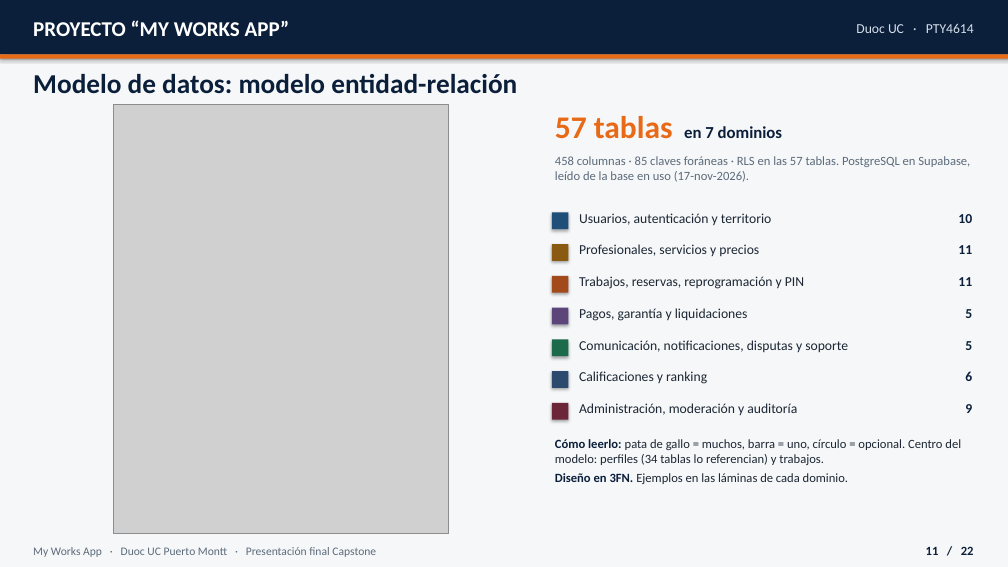
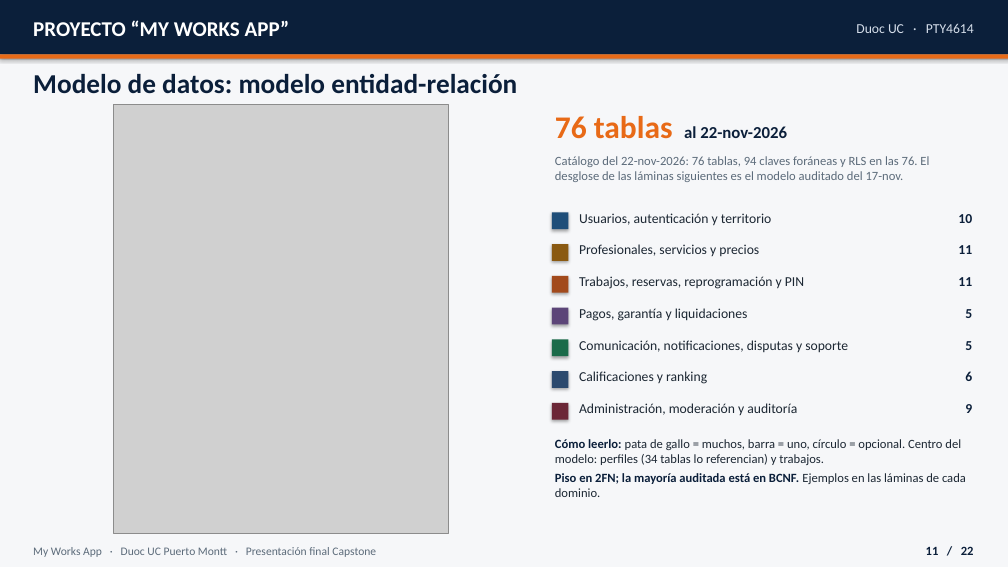
Before and after one commit to MathiasAlejandr0/MyWorksAppProyect, a slide deck: slide 11 of Fase 2/Presentacion_final_MyWorksApp.pptx. Drawn at 1008x567 pixels with LibreOffice and Linux fonts; fonts in the diff are those of the drawing; grey boxes stand for pictures. Boxes give left, top, right and bottom in pixels: in the first picture for what was removed or moved away, otherwise in the second. Text is boxed around its words. In the diff, an @@ line names an element or a change of style, - is before the commit and + after.

```diff
--- a/Fase 2/Presentacion_final_MyWorksApp.pptx
+++ b/Fase 2/Presentacion_final_MyWorksApp.pptx
@@ text at box(555, 116, 787, 139): text changed @@
-57 tablas en 7 dominios
+76 tablas al 22-nov-2026
@@ text at box(555, 156, 929, 182): text changed @@
-458 columnas · 85 claves foráneas · RLS en las 57 tablas. PostgreSQL en Supabase, leído de la base en uso (17-nov-2026).
+Catálogo del 22-nov-2026: 76 tablas, 94 claves foráneas y RLS en las 76. El desglose de las láminas siguientes es el modelo auditado del 17-nov.
@@ text at box(555, 473, 966, 497): text changed; text colour #1C2733 to #0B1F3A; bold on @@
-Diseño en 3FN. Ejemplos en las láminas de cada dominio.
+Piso en 2FN; la mayoría auditada está en BCNF. Ejemplos en las láminas de cada dominio.
```
Also in this commit, not shown: 3 other slides changed, 25 other files.
